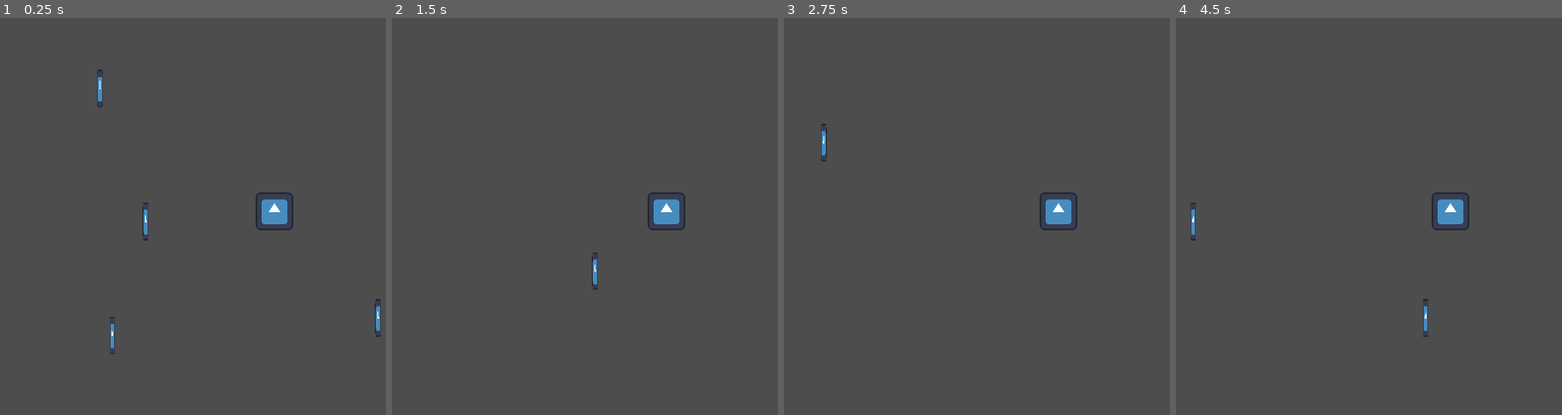
Above: before the commit, frames 1-4 (left to right).
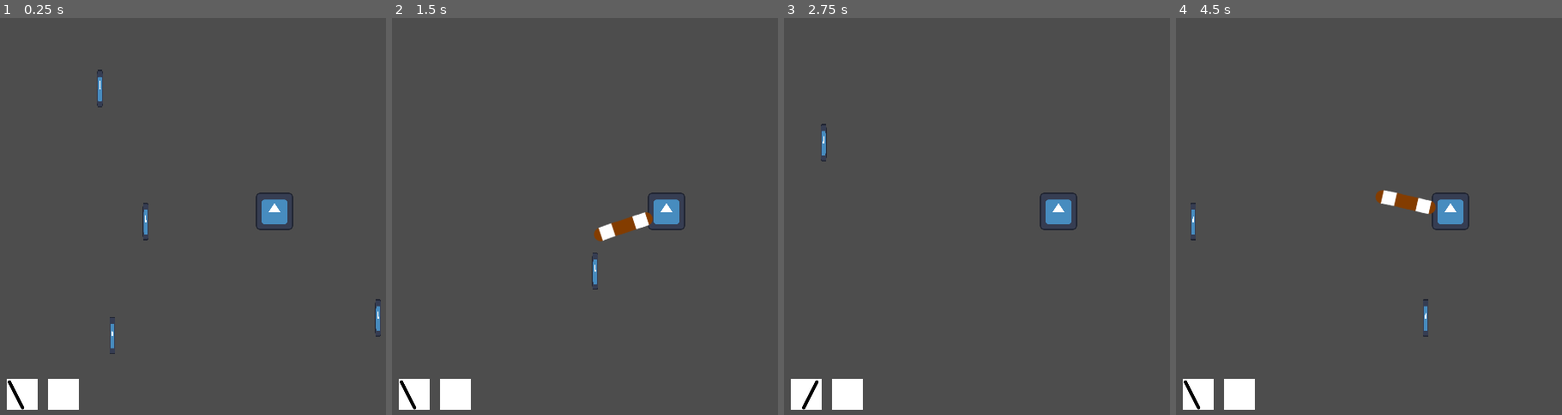
Above: after the commit, the same moments.

Repository: nonagaga/pizza-jam
Game: Godot game, scene res://Test Scenes/Entity Testing.tscn
The game is run twice, just before and just after one commit, with the same random seed, the same clock (stepped at 60 frames per second) and the same inputs. This scene is started directly instead of the project's main scene. The engine's default icon, where the game draws it, is replaced by a stand-in: a white triangle on a blue panel in a dark square.
Inputs (mouse positions are in pixels of both pictures, inside the frame that each line leads up to):
- Up to frame 1 (0.25 s): no input
- Up to frame 2 (1.5 s): tap Enter at 0.5 s; move the mouse to (outside the picture) at 0.52 s; press the mouse at (outside the picture) at 0.53 s; hold D (Move Right) 0.53-1.28 s; move the mouse to (557, 232) at 1.27 s; release the mouse at (557, 232) at 1.28 s; hold S (Move Down) from 1.28 s (still down); click (557, 232) at 1.35 s
- Up to frame 3 (2.75 s): move the mouse to (1112, 121) at 2.02 s; release S (Move Down) at 2.03 s; press the mouse at (1112, 121) at 2.03 s; hold D (Move Right) from 2.03 s (still down)
- Up to frame 4 (4.5 s): move the mouse to (1423, 291) at 2.77 s; release D (Move Right) at 2.78 s; release the mouse at (1423, 291) at 2.78 s; hold W (Move Up) 2.78-3.53 s; click (1423, 291) at 2.85 s; move the mouse to (outside the picture) at 3.52 s; press the mouse at (outside the picture) at 3.53 s; hold A (Move Left) from 3.53 s (still down); move the mouse to (1284, 149) at 4.27 s; release the mouse at (1284, 149) at 4.28 s; click (1284, 149) at 4.35 s

The runs differ from the first frame. In frame 1, 1.2% of the frame differs, in the area x 1-21%, y 90-99%; in frame 2, 1.8%, in the area x 1-68%, y 48-99%; in frame 3, 1.2%; in frame 4, 1.8%.

Commit message:
abilities

Diff:
--- /dev/null
+++ b/Abilities/Ability.gd
@@ -0,0 +1,8 @@
+class_name Ability extends Resource
+
+@export var ability_name = "Unnamed Ability" as String
+@export var ability_icon: Texture
+
+@export var projectile: PackedScene
+
+@export var combo_ability: Ability
--- /dev/null
+++ b/Abilities/AbilityProjectile.gd
@@ -0,0 +1,21 @@
+class_name AbilityProjectile extends CharacterBody2D
+
+## Rotation based on where the entity was aiming when firing.
+var aim_rotation = 0.0 as float
+@export var starting_rotation = 0.0 as float
+@export var ending_rotation = 0.0 as float
+
+@export var lifetime = 0.5 as float
+var _time_alive = 0.0 as float
+@export var follows_owner = false as bool
+
+func _ready() -> void:
+	aim_rotation = rad_to_deg(get_angle_to(get_global_mouse_position()))
+
+func _physics_process(delta: float) -> void:
+	rotation_degrees = remap(_time_alive, 0.0, lifetime, starting_rotation, ending_rotation)
+	rotation_degrees += aim_rotation
+
+	if _time_alive >= lifetime:
+		queue_free()
+	_time_alive += delta
--- a/Abilities/AnimatedProjectile.gd
+++ /dev/null
@@ -1 +0,0 @@
-extends Node
--- /dev/null
+++ b/Abilities/Left Swing.tscn
@@ -0,0 +1,27 @@
+[gd_scene format=3 uid="uid://d1mg5vkkhjcte"]
+
+[ext_resource type="Script" uid="uid://bfe2bxvrm0ckr" path="res://Abilities/AbilityProjectile.gd" id="1_vl3oe"]
+[ext_resource type="Texture2D" uid="uid://c2yyt00kfwidx" path="res://Abilities/basic staff.png" id="2_vrt6n"]
+
+[sub_resource type="RectangleShape2D" id="RectangleShape2D_fyc7t"]
+size = Vector2(294, 49)
+
+[node name="LeftSwing" type="CharacterBody2D" unique_id=737472381]
+collision_layer = 0
+collision_mask = 0
+script = ExtResource("1_vl3oe")
+starting_rotation = 35.0
+ending_rotation = -35.0
+lifetime = 0.3
+follows_owner = true
+metadata/_custom_type_script = "uid://bfe2bxvrm0ckr"
+
+[node name="Sprite2D" type="Sprite2D" parent="." unique_id=1631584860]
+position = Vector2(157.00002, 5.5777605e-13)
+rotation = 1.5707964
+scale = Vector2(2.19, 2.19)
+texture = ExtResource("2_vrt6n")
+
+[node name="CollisionShape2D" type="CollisionShape2D" parent="." unique_id=34201226]
+position = Vector2(123, -2.5)
+shape = SubResource("RectangleShape2D_fyc7t")
--- /dev/null
+++ b/Abilities/LeftSwing.tres
@@ -0,0 +1,14 @@
+[gd_resource type="Resource" script_class="Ability" format=3 uid="uid://hjesvj8vjia6"]
+
+[ext_resource type="Script" uid="uid://cch8y4ugk455o" path="res://Abilities/Ability.gd" id="1_2ffe3"]
+[ext_resource type="Texture2D" uid="uid://b80m5nfmsq45u" path="res://Abilities/left swing.png" id="1_uaqwl"]
+[ext_resource type="PackedScene" uid="uid://d1mg5vkkhjcte" path="res://Abilities/Left Swing.tscn" id="2_lrpkq"]
+[ext_resource type="Resource" uid="uid://d3xqt82qcskox" path="res://Abilities/RightSwing.tres" id="2_t2xtd"]
+
+[resource]
+script = ExtResource("1_2ffe3")
+ability_name = "Left Swing"
+ability_icon = ExtResource("1_uaqwl")
+projectile = ExtResource("2_lrpkq")
+combo_ability = ExtResource("2_t2xtd")
+metadata/_custom_type_script = "uid://cch8y4ugk455o"
--- /dev/null
+++ b/Abilities/Right Swing.tscn
@@ -0,0 +1,27 @@
+[gd_scene format=3 uid="uid://c0pcglsdxhgef"]
+
+[ext_resource type="Script" uid="uid://bfe2bxvrm0ckr" path="res://Abilities/AbilityProjectile.gd" id="1_s5c5l"]
+[ext_resource type="Texture2D" uid="uid://c2yyt00kfwidx" path="res://Abilities/basic staff.png" id="2_6gr08"]
+
+[sub_resource type="RectangleShape2D" id="RectangleShape2D_3wfpr"]
+size = Vector2(294, 49)
+
+[node name="RightSwing" type="CharacterBody2D" unique_id=1635843470]
+collision_layer = 0
+collision_mask = 0
+script = ExtResource("1_s5c5l")
+starting_rotation = -35.0
+ending_rotation = 35.0
+lifetime = 0.3
+follows_owner = true
+metadata/_custom_type_script = "uid://bfe2bxvrm0ckr"
+
+[node name="Sprite2D" type="Sprite2D" parent="." unique_id=2027936902]
+position = Vector2(157.00002, 5.5777605e-13)
+rotation = 1.5707964
+scale = Vector2(2.19, 2.19)
+texture = ExtResource("2_6gr08")
+
+[node name="CollisionShape2D" type="CollisionShape2D" parent="." unique_id=1814948410]
+position = Vector2(123, -2.5)
+shape = SubResource("RectangleShape2D_3wfpr")
--- /dev/null
+++ b/Abilities/RightSwing.tres
@@ -0,0 +1,12 @@
+[gd_resource type="Resource" script_class="Ability" format=3 uid="uid://d3xqt82qcskox"]
+
+[ext_resource type="Script" uid="uid://cch8y4ugk455o" path="res://Abilities/Ability.gd" id="1_fwidl"]
+[ext_resource type="Texture2D" uid="uid://cfmeumu83h3mh" path="res://Abilities/right swing.png" id="1_hntq8"]
+[ext_resource type="PackedScene" uid="uid://c0pcglsdxhgef" path="res://Abilities/Right Swing.tscn" id="2_57i0i"]
+
+[resource]
+script = ExtResource("1_fwidl")
+ability_name = "Right Swing"
+ability_icon = ExtResource("1_hntq8")
+projectile = ExtResource("2_57i0i")
+metadata/_custom_type_script = "uid://cch8y4ugk455o"
--- /dev/null
+++ b/Entities/Modules/AbilityModule.gd
@@ -0,0 +1,33 @@
+
+class_name AbilityModule extends EntityModule
+
+static var LEFT_SWING = preload("res://Abilities/LeftSwing.tres") as Ability
+
+@export var primary_ability: Ability
+
+signal changed_primary_icon(texture: Texture2D)
+
+var secondary_ability
+
+func _ready() -> void:
+	swap_primary_ability(primary_ability)
+
+
+func swap_primary_ability(new_ability: Ability) -> void:
+	primary_ability = new_ability
+	changed_primary_icon.emit(new_ability.ability_icon)
+
+
+func _unhandled_input(event: InputEvent) -> void:
+	if event.is_action_pressed("Primary Ability"):
+		use_primary_ability()
+
+func use_primary_ability() -> void:
+	var proj = primary_ability.projectile.instantiate() as AbilityProjectile
+
+	entity.add_child(proj)
+
+	if primary_ability.combo_ability == null:
+		swap_primary_ability(LEFT_SWING)
+	else:
+		swap_primary_ability(primary_ability.combo_ability)
--- a/Entities/Modules/EntityModule.gd
+++ b/Entities/Modules/EntityModule.gd
@@ -6,3 +6,5 @@
 		return ["Parent should be an Entity."]
 	else:
 		return []
+
+@onready var entity = get_parent() as Entity
--- a/Entities/Modules/MovementModule.gd
+++ b/Entities/Modules/MovementModule.gd
@@ -1,7 +1,5 @@
 @tool
 class_name MovementModule extends EntityModule
-
-@onready var entity = get_parent() as Entity
 
 @export var walk_speed = 8.0 as float
 
--- a/Entities/Player.tscn
+++ b/Entities/Player.tscn
@@ -3,6 +3,8 @@
 [ext_resource type="PackedScene" uid="uid://calr528djr23" path="res://Entities/Entity.tscn" id="1_41wu2"]
 [ext_resource type="Script" uid="uid://bufnrj8520j8s" path="res://Entities/Modules/MovementModule.gd" id="2_0gd87"]
 [ext_resource type="Script" uid="uid://b30auqqb707te" path="res://Entities/Modules/MovementInput.gd" id="3_c7jvw"]
+[ext_resource type="Script" uid="uid://duk7p1k5fwd7x" path="res://Entities/Modules/AbilityModule.gd" id="4_c7jvw"]
+[ext_resource type="Resource" uid="uid://hjesvj8vjia6" path="res://Abilities/LeftSwing.tres" id="5_2a4id"]
 
 [node name="Player" unique_id=639906909 instance=ExtResource("1_41wu2")]
 entity_name = "Player"
@@ -15,5 +17,46 @@
 script = ExtResource("3_c7jvw")
 metadata/_custom_type_script = "uid://b30auqqb707te"
 
-[node name="Camera2D" type="Camera2D" parent="." index="3" unique_id=975768696]
+[node name="AbilityModule" type="Node" parent="." index="3" unique_id=1674121974]
+script = ExtResource("4_c7jvw")
+primary_ability = ExtResource("5_2a4id")
+metadata/_custom_type_script = "uid://duk7p1k5fwd7x"
+
+[node name="Camera2D" type="Camera2D" parent="." index="4" unique_id=975768696]
 zoom = Vector2(0.34, 0.34)
+
+[node name="TestUI" type="Control" parent="." index="5" unique_id=374077456]
+layout_mode = 3
+anchors_preset = 0
+
+[node name="ColorRect" type="ColorRect" parent="TestUI" index="0" unique_id=1701081411]
+layout_mode = 0
+offset_left = -917.0
+offset_top = 575.0
+offset_right = -812.0
+offset_bottom = 680.0
+
+[node name="Abil1" type="TextureRect" parent="TestUI/ColorRect" index="0" unique_id=120595597]
+layout_mode = 1
+anchors_preset = 15
+anchor_right = 1.0
+anchor_bottom = 1.0
+grow_horizontal = 2
+grow_vertical = 2
+
+[node name="ColorRect2" type="ColorRect" parent="TestUI" index="1" unique_id=1523958160]
+layout_mode = 0
+offset_left = -775.0
+offset_top = 575.0
+offset_right = -670.0
+offset_bottom = 680.0
+
+[node name="Abil2" type="TextureRect" parent="TestUI/ColorRect2" index="0" unique_id=78265030]
+layout_mode = 1
+anchors_preset = 15
+anchor_right = 1.0
+anchor_bottom = 1.0
+grow_horizontal = 2
+grow_vertical = 2
+
+[connection signal="changed_primary_icon" from="AbilityModule" to="TestUI/ColorRect/Abil1" method="set_texture"]
Not shown, added: Abilities/Ability.gd.uid
Renamed: Abilities/AnimatedProjectile.gd.uid -> Abilities/AbilityProjectile.gd.uid
Binary file added: Abilities/basic staff.png
Not shown, added: Abilities/basic staff.png.import
Binary file added: Abilities/circle swing.png
Not shown, added: Abilities/circle swing.png.import
Binary file added: Abilities/left swing.png
Not shown, added: Abilities/left swing.png.import
Binary file added: Abilities/right swing.png
Not shown, added: Abilities/right swing.png.import
Not shown, added: Entities/Modules/AbilityModule.gd.uid
